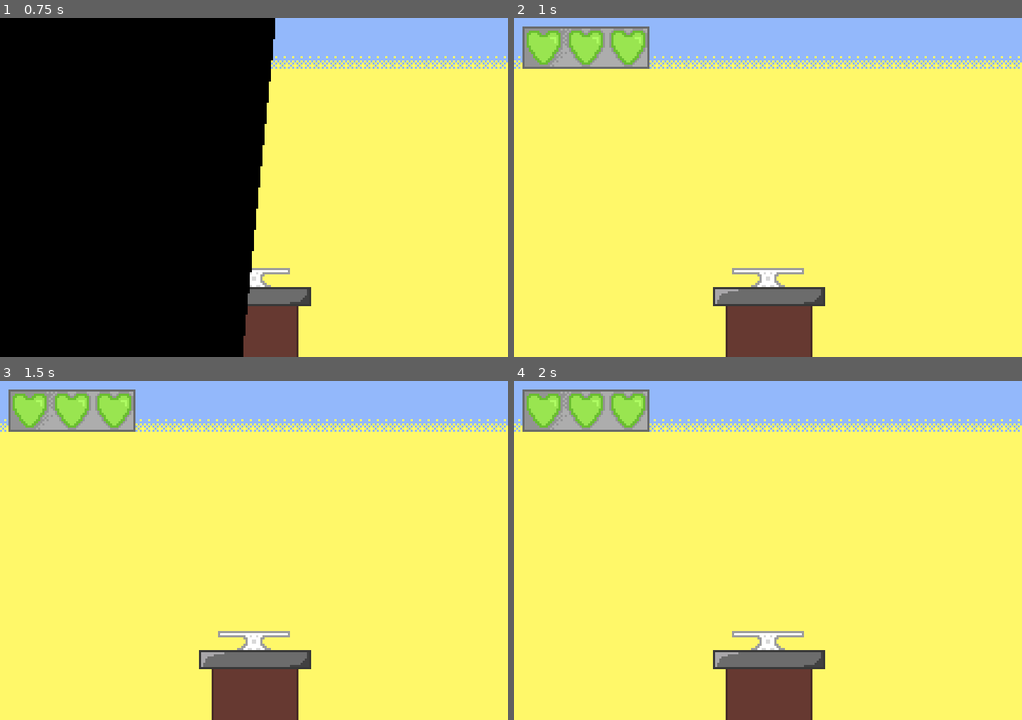
Above: before the commit, frames 1-4 (two rows, left to right).
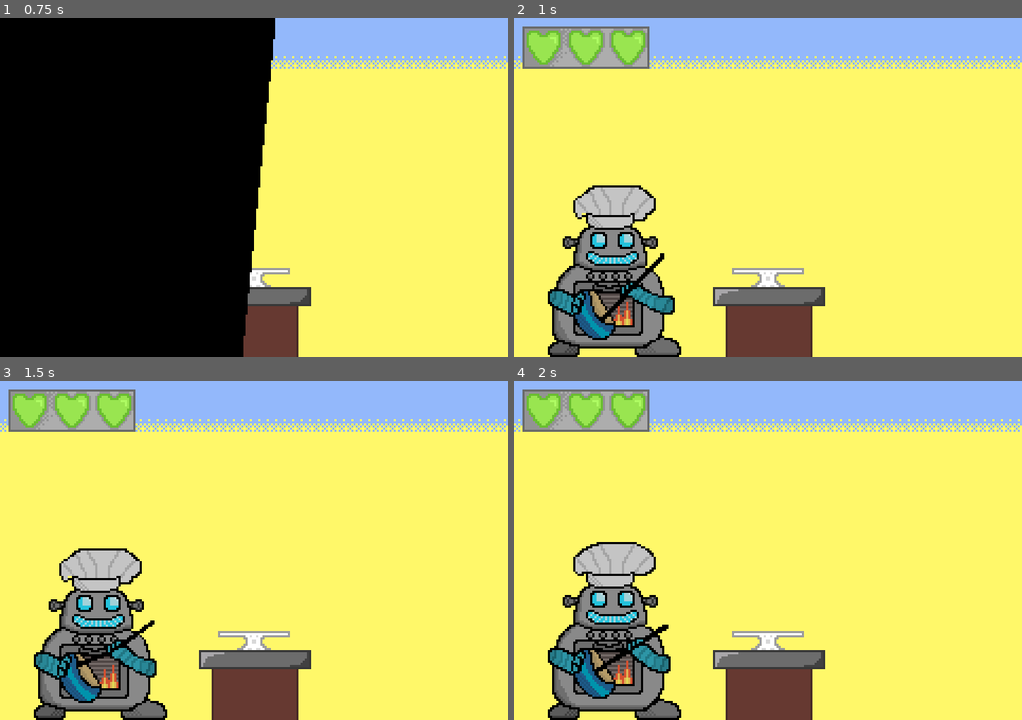
Above: after the commit, the same moments.

Repository: emmetl913/GMTK2024
Game: Godot game, scene res://menus/MainMenu.tscn
Same seed, same stepped clock (60 frames per second), same inputs: the game is played once before the commit and once after it. The engine's default icon, where the game draws it, is replaced by a stand-in: a white triangle on a blue panel in a dark square.
Inputs (mouse positions are in pixels of both pictures, inside the frame that each line leads up to):
- Up to frame 1 (0.75 s): click (137, 190) at 0.5 s
- Up to frame 2 (1 s): no input
- Up to frame 3 (1.5 s): move the mouse to (365, 533) at 1.27 s; hold A (A) from 1.28 s (still down)
- Up to frame 4 (2 s): keep holding A (A); tap D (D) at 1.55 s

Frame 1 is identical in both runs. In frame 2, 9.2% of the frame differs, in the area x 6-33%, y 49-100%; in frame 3, 9.1%; in frame 4, 9.4%, in the area x 6-33%, y 47-100%.

Commit message:
Added robot to cutscene, new robot in lose screen

Diff:
--- a/menus/lose_screen.tscn
+++ b/menus/lose_screen.tscn
@@ -4,7 +4,7 @@
 [ext_resource type="FontFile" uid="uid://dy03qa2n13w83" path="res://fonts/GrapeSoda.ttf" id="2_cxea2"]
 [ext_resource type="Texture2D" uid="uid://cqv3kfbev5jxk" path="res://assets/Lose Screen/main_menu_button_idle.png" id="3_pnlvt"]
 [ext_resource type="Texture2D" uid="uid://d3tw021wkjmh6" path="res://assets/Lose Screen/main_menu_button_hover.png" id="4_7y167"]
-[ext_resource type="Texture2D" uid="uid://ckuj7r3f8orf6" path="res://assets/Lose Screen/robitanimationsheet.png" id="5_e5moi"]
+[ext_resource type="Texture2D" uid="uid://cxe3fatmpn75o" path="res://assets/Lose Screen/robitwalkingwhisk.png" id="5_thxr6"]
 
 [sub_resource type="LabelSettings" id="LabelSettings_3ye2j"]
 font = ExtResource("2_cxea2")
@@ -155,7 +155,7 @@
 "times": PackedFloat32Array(0, 0.5),
 "transitions": PackedFloat32Array(1, 1),
 "update": 0,
-"values": [Vector2(72, 44), Vector2(72, 33)]
+"values": [Vector2(12, 44), Vector2(12, 32)]
 }
 tracks/1/type = "value"
 tracks/1/imported = false
@@ -183,7 +183,7 @@
 "times": PackedFloat32Array(0, 0.5),
 "transitions": PackedFloat32Array(1, 1),
 "update": 0,
-"values": [Vector2(137, 142), Vector2(137, 134)]
+"values": [Vector2(15, 106), Vector2(15, 94)]
 }
 tracks/1/type = "value"
 tracks/1/imported = false
@@ -212,7 +212,7 @@
 
 [sub_resource type="Animation" id="Animation_37ljm"]
 resource_name = "ShowRobot"
-length = 0.5
+length = 1.5
 tracks/0/type = "value"
 tracks/0/imported = false
 tracks/0/enabled = true
@@ -220,10 +220,10 @@
 tracks/0/interp = 1
 tracks/0/loop_wrap = true
 tracks/0/keys = {
-"times": PackedFloat32Array(0, 0.5),
-"transitions": PackedFloat32Array(1, 1),
-"update": 0,
-"values": [Vector2(46, 130), Vector2(47, 104)]
+"times": PackedFloat32Array(0, 1),
+"transitions": PackedFloat32Array(1, 1),
+"update": 0,
+"values": [Vector2(192, 130), Vector2(192, 106)]
 }
 tracks/1/type = "value"
 tracks/1/imported = false
@@ -232,7 +232,7 @@
 tracks/1/interp = 1
 tracks/1/loop_wrap = true
 tracks/1/keys = {
-"times": PackedFloat32Array(0, 0.5),
+"times": PackedFloat32Array(0, 1),
 "transitions": PackedFloat32Array(1, 1),
 "update": 0,
 "values": [Color(1, 1, 1, 0), Color(1, 1, 1, 1)]
@@ -255,7 +255,7 @@
 [node name="TempBackground" type="ColorRect" parent="."]
 offset_right = 240.0
 offset_bottom = 160.0
-color = Color(0.00295744, 0.411928, 0.566773, 1)
+color = Color(0.342936, 0.344073, 0.347177, 1)
 
 [node name="GameOverText" type="Label" parent="."]
 self_modulate = Color(1, 1, 1, 0)
@@ -293,9 +293,9 @@
 self_modulate = Color(1, 1, 1, 0)
 texture_filter = 1
 position = Vector2(47, 104)
-texture = ExtResource("5_e5moi")
+texture = ExtResource("5_thxr6")
 region_enabled = true
-region_rect = Rect2(0, 0, 64, 100)
+region_rect = Rect2(20.2753, 20.5414, 77.3103, 129.361)
 
 [node name="FadeIn" type="ColorRect" parent="."]
 visible = false
--- a/worlds/RobotBakesTheEarth.tscn
+++ b/worlds/RobotBakesTheEarth.tscn
@@ -344,6 +344,109 @@
 
 [sub_resource type="LabelSettings" id="LabelSettings_e724d"]
 font = ExtResource("3_yw7ub")
+
+[sub_resource type="Animation" id="Animation_a1a4b"]
+length = 0.001
+tracks/0/type = "value"
+tracks/0/imported = false
+tracks/0/enabled = true
+tracks/0/path = NodePath("YouWinText:self_modulate")
+tracks/0/interp = 1
+tracks/0/loop_wrap = true
+tracks/0/keys = {
+"times": PackedFloat32Array(0),
+"transitions": PackedFloat32Array(1),
+"update": 0,
+"values": [Color(1, 1, 1, 0)]
+}
+tracks/1/type = "value"
+tracks/1/imported = false
+tracks/1/enabled = true
+tracks/1/path = NodePath("YouWinText:position")
+tracks/1/interp = 1
+tracks/1/loop_wrap = true
+tracks/1/keys = {
+"times": PackedFloat32Array(0),
+"transitions": PackedFloat32Array(1),
+"update": 0,
+"values": [Vector2(111, 82)]
+}
+tracks/2/type = "value"
+tracks/2/imported = false
+tracks/2/enabled = true
+tracks/2/path = NodePath("MainMenuButton:self_modulate")
+tracks/2/interp = 1
+tracks/2/loop_wrap = true
+tracks/2/keys = {
+"times": PackedFloat32Array(0),
+"transitions": PackedFloat32Array(1),
+"update": 0,
+"values": [Color(1, 1, 1, 0)]
+}
+tracks/3/type = "value"
+tracks/3/imported = false
+tracks/3/enabled = true
+tracks/3/path = NodePath("MainMenuButton/Label:self_modulate")
+tracks/3/interp = 1
+tracks/3/loop_wrap = true
+tracks/3/keys = {
+"times": PackedFloat32Array(0),
+"transitions": PackedFloat32Array(1),
+"update": 0,
+"values": [Color(1, 1, 1, 0)]
+}
+tracks/4/type = "value"
+tracks/4/imported = false
+tracks/4/enabled = true
+tracks/4/path = NodePath("MainMenuButton:position")
+tracks/4/interp = 1
+tracks/4/loop_wrap = true
+tracks/4/keys = {
+"times": PackedFloat32Array(0),
+"transitions": PackedFloat32Array(1),
+"update": 0,
+"values": [Vector2(128, 132)]
+}
+
+[sub_resource type="Animation" id="Animation_qf61c"]
+resource_name = "ShowMainMenuButton"
+length = 0.5
+tracks/0/type = "value"
+tracks/0/imported = false
+tracks/0/enabled = true
+tracks/0/path = NodePath("MainMenuButton:self_modulate")
+tracks/0/interp = 1
+tracks/0/loop_wrap = true
+tracks/0/keys = {
+"times": PackedFloat32Array(0, 0.5),
+"transitions": PackedFloat32Array(1, 1),
+"update": 0,
+"values": [Color(1, 1, 1, 0), Color(1, 1, 1, 1)]
+}
+tracks/1/type = "value"
+tracks/1/imported = false
+tracks/1/enabled = true
+tracks/1/path = NodePath("MainMenuButton/Label:self_modulate")
+tracks/1/interp = 1
+tracks/1/loop_wrap = true
+tracks/1/keys = {
+"times": PackedFloat32Array(0, 0.5),
+"transitions": PackedFloat32Array(1, 1),
+"update": 0,
+"values": [Color(1, 1, 1, 0), Color(1, 1, 1, 1)]
+}
+tracks/2/type = "value"
+tracks/2/imported = false
+tracks/2/enabled = true
+tracks/2/path = NodePath("MainMenuButton:position")
+tracks/2/interp = 1
+tracks/2/loop_wrap = true
+tracks/2/keys = {
+"times": PackedFloat32Array(0, 0.5),
+"transitions": PackedFloat32Array(1, 1),
+"update": 0,
+"values": [Vector2(128, 142), Vector2(128, 132)]
+}
 
 [sub_resource type="Animation" id="Animation_wbpl1"]
 resource_name = "ShowYouWin"
@@ -373,109 +476,6 @@
 "values": [Vector2(111, 92), Vector2(111, 82)]
 }
 
-[sub_resource type="Animation" id="Animation_a1a4b"]
-length = 0.001
-tracks/0/type = "value"
-tracks/0/imported = false
-tracks/0/enabled = true
-tracks/0/path = NodePath("YouWinText:self_modulate")
-tracks/0/interp = 1
-tracks/0/loop_wrap = true
-tracks/0/keys = {
-"times": PackedFloat32Array(0),
-"transitions": PackedFloat32Array(1),
-"update": 0,
-"values": [Color(1, 1, 1, 0)]
-}
-tracks/1/type = "value"
-tracks/1/imported = false
-tracks/1/enabled = true
-tracks/1/path = NodePath("YouWinText:position")
-tracks/1/interp = 1
-tracks/1/loop_wrap = true
-tracks/1/keys = {
-"times": PackedFloat32Array(0),
-"transitions": PackedFloat32Array(1),
-"update": 0,
-"values": [Vector2(111, 82)]
-}
-tracks/2/type = "value"
-tracks/2/imported = false
-tracks/2/enabled = true
-tracks/2/path = NodePath("MainMenuButton:self_modulate")
-tracks/2/interp = 1
-tracks/2/loop_wrap = true
-tracks/2/keys = {
-"times": PackedFloat32Array(0),
-"transitions": PackedFloat32Array(1),
-"update": 0,
-"values": [Color(1, 1, 1, 0)]
-}
-tracks/3/type = "value"
-tracks/3/imported = false
-tracks/3/enabled = true
-tracks/3/path = NodePath("MainMenuButton/Label:self_modulate")
-tracks/3/interp = 1
-tracks/3/loop_wrap = true
-tracks/3/keys = {
-"times": PackedFloat32Array(0),
-"transitions": PackedFloat32Array(1),
-"update": 0,
-"values": [Color(1, 1, 1, 0)]
-}
-tracks/4/type = "value"
-tracks/4/imported = false
-tracks/4/enabled = true
-tracks/4/path = NodePath("MainMenuButton:position")
-tracks/4/interp = 1
-tracks/4/loop_wrap = true
-tracks/4/keys = {
-"times": PackedFloat32Array(0),
-"transitions": PackedFloat32Array(1),
-"update": 0,
-"values": [Vector2(128, 132)]
-}
-
-[sub_resource type="Animation" id="Animation_qf61c"]
-resource_name = "ShowMainMenuButton"
-length = 0.5
-tracks/0/type = "value"
-tracks/0/imported = false
-tracks/0/enabled = true
-tracks/0/path = NodePath("MainMenuButton:self_modulate")
-tracks/0/interp = 1
-tracks/0/loop_wrap = true
-tracks/0/keys = {
-"times": PackedFloat32Array(0, 0.5),
-"transitions": PackedFloat32Array(1, 1),
-"update": 0,
-"values": [Color(1, 1, 1, 0), Color(1, 1, 1, 1)]
-}
-tracks/1/type = "value"
-tracks/1/imported = false
-tracks/1/enabled = true
-tracks/1/path = NodePath("MainMenuButton/Label:self_modulate")
-tracks/1/interp = 1
-tracks/1/loop_wrap = true
-tracks/1/keys = {
-"times": PackedFloat32Array(0, 0.5),
-"transitions": PackedFloat32Array(1, 1),
-"update": 0,
-"values": [Color(1, 1, 1, 0), Color(1, 1, 1, 1)]
-}
-tracks/2/type = "value"
-tracks/2/imported = false
-tracks/2/enabled = true
-tracks/2/path = NodePath("MainMenuButton:position")
-tracks/2/interp = 1
-tracks/2/loop_wrap = true
-tracks/2/keys = {
-"times": PackedFloat32Array(0, 0.5),
-"transitions": PackedFloat32Array(1, 1),
-"update": 0,
-"values": [Vector2(128, 142), Vector2(128, 132)]
-}
-
 [sub_resource type="AnimationLibrary" id="AnimationLibrary_u83ph"]
 _data = {
 "RESET": SubResource("Animation_a1a4b"),
--- a/worlds/cutscene.gd
+++ b/worlds/cutscene.gd
@@ -6,7 +6,10 @@
 
 # Called when the node enters the scene tree for the first time.
 func _ready():
+	$Hoverpad.visible = false
+
 	setUpCake()
+	setUpRobot()
 
 # Called every frame. 'delta' is the elapsed time since the previous frame.
 func _process(delta):
@@ -46,6 +49,19 @@
 	#Animate newest cake layer
 	newestCakeLayer.playAnimation()
 
+func setUpRobot():
+	var total_rounds_played = microGamePlayer.total_wins + microGamePlayer.total_losses
+	if (total_rounds_played < 11):
+		$Robot.play("happyRobot")
+		$Robot.position.y = $Background.position.y + 270
+	else:
+		$Robot.position.y = 59
+		$Hoverpad.visible = true
+		if (total_rounds_played < 22):
+			$Robot.play("happyRobot")
+		else:
+			$Robot.play("sadRobot")
+
 func setMicroGamePlayer(mgp: Node2D):
 	microGamePlayer = mgp
 
--- a/worlds/cutscene.tscn
+++ b/worlds/cutscene.tscn
@@ -15,6 +15,107 @@
 [ext_resource type="Texture2D" uid="uid://bvsm8ofsw0y8l" path="res://assets/CakeCutscene/Cake Layers/Phase 4/layer_1.png" id="12_fk624"]
 [ext_resource type="Texture2D" uid="uid://7r8havjhgn3j" path="res://assets/CakeCutscene/Cake Layers/Phase 4/layer_2.png" id="13_qli21"]
 [ext_resource type="Texture2D" uid="uid://c5n6xiho15qje" path="res://assets/CakeCutscene/Cake Layers/Phase 4/layer_3.png" id="14_dhdpl"]
+[ext_resource type="Texture2D" uid="uid://cr8qb3ypi56b4" path="res://assets/CakeCutscene/robot_mixing_sheet.png" id="16_hj1aq"]
+[ext_resource type="Texture2D" uid="uid://1hrmegxi8k0v" path="res://assets/CakeCutscene/sad_robot_mixing_sheet.png" id="17_owo3d"]
+[ext_resource type="Texture2D" uid="uid://dva1a8c1jenjy" path="res://assets/CakeCutscene/robot_hoverpad.png" id="18_gdnxj"]
+
+[sub_resource type="AtlasTexture" id="AtlasTexture_8drhp"]
+atlas = ExtResource("16_hj1aq")
+region = Rect2(0, 0, 64, 100)
+
+[sub_resource type="AtlasTexture" id="AtlasTexture_flgm1"]
+atlas = ExtResource("16_hj1aq")
+region = Rect2(64, 0, 64, 100)
+
+[sub_resource type="AtlasTexture" id="AtlasTexture_qv77p"]
+atlas = ExtResource("16_hj1aq")
+region = Rect2(128, 0, 64, 100)
+
+[sub_resource type="AtlasTexture" id="AtlasTexture_jlpjq"]
+atlas = ExtResource("16_hj1aq")
+region = Rect2(192, 0, 64, 100)
+
+[sub_resource type="AtlasTexture" id="AtlasTexture_dh60r"]
+atlas = ExtResource("17_owo3d")
+region = Rect2(0, 0, 64, 100)
+
+[sub_resource type="AtlasTexture" id="AtlasTexture_6x67v"]
+atlas = ExtResource("17_owo3d")
+region = Rect2(64, 0, 64, 100)
+
+[sub_resource type="AtlasTexture" id="AtlasTexture_5m4q0"]
+atlas = ExtResource("17_owo3d")
+region = Rect2(128, 0, 64, 100)
+
+[sub_resource type="AtlasTexture" id="AtlasTexture_o4unl"]
+atlas = ExtResource("17_owo3d")
+region = Rect2(192, 0, 64, 100)
+
+[sub_resource type="AtlasTexture" id="AtlasTexture_08imj"]
+atlas = ExtResource("17_owo3d")
+region = Rect2(256, 0, 64, 100)
+
+[sub_resource type="SpriteFrames" id="SpriteFrames_51pwf"]
+animations = [{
+"frames": [{
+"duration": 1.0,
+"texture": SubResource("AtlasTexture_8drhp")
+}, {
+"duration": 1.0,
+"texture": SubResource("AtlasTexture_flgm1")
+}, {
+"duration": 1.0,
+"texture": SubResource("AtlasTexture_qv77p")
+}, {
+"duration": 1.0,
+"texture": SubResource("AtlasTexture_jlpjq")
+}],
+"loop": true,
+"name": &"happyRobot",
+"speed": 5.0
+}, {
+"frames": [{
+"duration": 1.0,
+"texture": SubResource("AtlasTexture_dh60r")
+}, {
+"duration": 1.0,
+"texture": SubResource("AtlasTexture_6x67v")
+}, {
+"duration": 1.0,
+"texture": SubResource("AtlasTexture_5m4q0")
+}, {
+"duration": 1.0,
+"texture": SubResource("AtlasTexture_o4unl")
+}, {
+"duration": 1.0,
+"texture": SubResource("AtlasTexture_08imj")
+}],
+"loop": true,
+"name": &"sadRobot",
+"speed": 5.0
+}]
+
+[sub_resource type="AtlasTexture" id="AtlasTexture_lm43e"]
+atlas = ExtResource("18_gdnxj")
+region = Rect2(0, 0, 70, 20)
+
+[sub_resource type="AtlasTexture" id="AtlasTexture_v5nup"]
+atlas = ExtResource("18_gdnxj")
+region = Rect2(70, 0, 70, 20)
+
+[sub_resource type="SpriteFrames" id="SpriteFrames_jx74w"]
+animations = [{
+"frames": [{
+"duration": 1.0,
+"texture": SubResource("AtlasTexture_lm43e")
+}, {
+"duration": 1.0,
+"texture": SubResource("AtlasTexture_v5nup")
+}],
+"loop": true,
+"name": &"idle",
+"speed": 5.0
+}]
 
 [node name="Cutscene" type="Node2D"]
 script = ExtResource("1_ihsrs")
@@ -29,4 +130,18 @@
 wait_time = 2.0
 one_shot = true
 
+[node name="Robot" type="AnimatedSprite2D" parent="."]
+texture_filter = 1
+position = Vector2(48, 59)
+sprite_frames = SubResource("SpriteFrames_51pwf")
+animation = &"happyRobot"
+frame_progress = 0.960193
+
+[node name="Hoverpad" type="AnimatedSprite2D" parent="."]
+texture_filter = 1
+position = Vector2(47, 119)
+sprite_frames = SubResource("SpriteFrames_jx74w")
+animation = &"idle"
+frame_progress = 0.634564
+
 [connection signal="timeout" from="Buffer" to="." method="_on_buffer_timeout"]
Not shown, added: assets/CakeCutscene/Cake Layers/robot_mixing_sheet.png.import
Binary file added: assets/CakeCutscene/robot_hoverpad.png
Not shown, added: assets/CakeCutscene/robot_hoverpad.png.import
Binary file added: assets/CakeCutscene/robot_mixing_sheet.png
Not shown, added: assets/CakeCutscene/robot_mixing_sheet.png.import
Binary file added: assets/CakeCutscene/sad_robot_mixing_sheet.png
Not shown, added: assets/CakeCutscene/sad_robot_mixing_sheet.png.import
Binary file added: assets/Lose Screen/robitwalkingwhisk.png
Not shown, added: assets/Lose Screen/robitwalkingwhisk.png.import
Binary file added: assets/Lose Screen/robot_hoverpad.png
Not shown, added: assets/Lose Screen/robot_hoverpad.png.import
Not shown: 1 places in worlds/cutscene.tscn that only renumber resources
